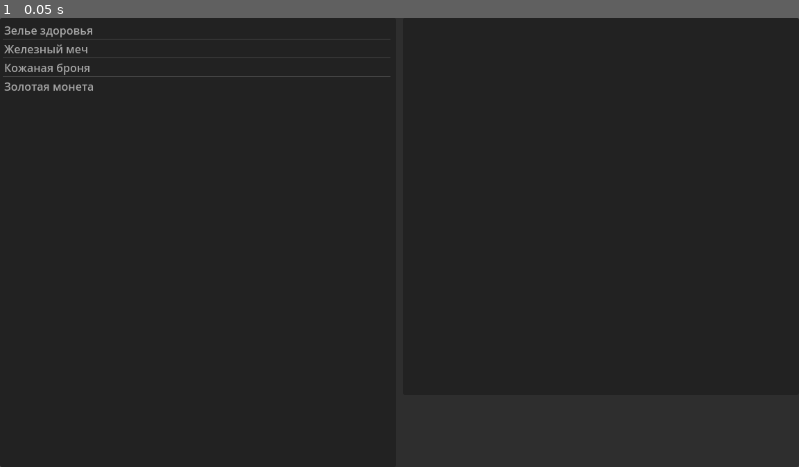
Above: before the commit, frame 1.
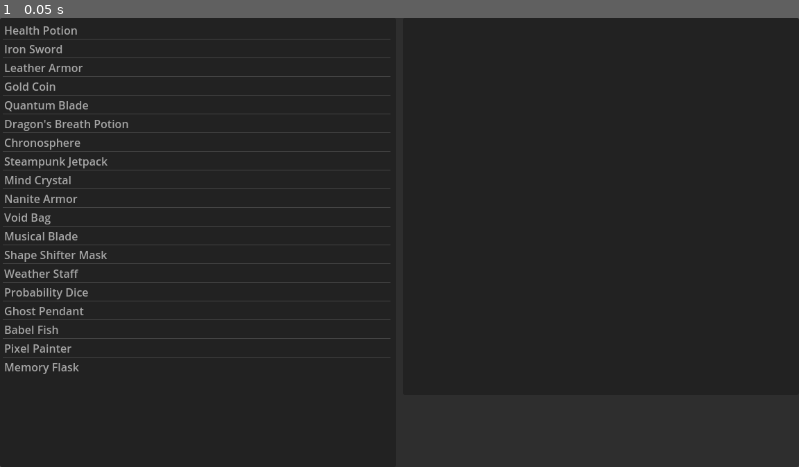
Above: after the commit, the same moment.

Repository: de43gy/inventory-from-json-on-godot4
Game: Godot game, scene res://InventoryUI/inventory_ui.tscn
The game is run twice, just before and just after one commit, with the same random seed, the same clock (stepped at 60 frames per second) and the same inputs.
Inputs:
- Up to frame 1 (0.05 s): no input

The runs differ from the first frame. In frame 1, 2.6% of the frame differs, in the area x 0-49%, y 1-80%.

Commit message:
any fix, translate items description and add new items and icons

Diff:
--- a/InventoryUI/inventory_ui.gd
+++ b/InventoryUI/inventory_ui.gd
@@ -1,4 +1,3 @@
-# InventoryUI.gd
 extends Control
 
 @onready var item_list = $PanelContainer/HBoxContainer/ItemList
@@ -12,18 +11,15 @@
 	inventory.load_inventory_data()
 	refresh_item_list()
 
-	# Подключаем сигнал выбора предмета
 	item_list.item_selected.connect(_on_item_selected)
 
 func refresh_item_list():
 	item_list.clear()
 
-	# Добавляем все предметы из данных инвентаря
 	for item_id in inventory.inventory_data.keys():
 		var item = inventory.inventory_data[item_id]
 		item_list.add_item(item["name"])
 
-		# Сохраняем данные предмета в metadata для легкого доступа
 		var idx = item_list.get_item_count() - 1
 		item_list.set_item_metadata(idx, item)
 
@@ -34,15 +30,12 @@
 func update_property_list(item: Dictionary):
 	property_list.clear()
 
-	# Отображаем базовые свойства
 	property_list.add_item("ID: " + item["id"])
 	property_list.add_item("Тип: " + item["type"])
 	property_list.add_item("Макс. в стаке: " + str(item["stack_size"]))
 
-	# Отображаем дополнительные свойства
 	for prop_name in item["properties"]:
 		var value = item["properties"][prop_name]
 		property_list.add_item(prop_name + ": " + str(value))
 
-	# Обновляем описание
 	description_label.text = item["description"]
--- a/data/inventory_items.json
+++ b/data/inventory_items.json
@@ -1,20 +1,20 @@
 {
 	"health_potion": {
 		"id": "health_potion",
-		"name": "Зелье здоровья",
-		"description": "Восстанавливает 50 HP",
+		"name": "Health Potion",
+		"description": "Restores 50 HP",
 		"type": "consumable",
 		"properties": {
 			"heal_amount": 50,
 			"duration": 0
 		},
 		"stack_size": 99,
-		"icon_path": "res://assets/icons/health_potion.png"
+		"icon_path": "res://assets/icons/health_potion.webp"
 	},
 	"iron_sword": {
 		"id": "iron_sword",
-		"name": "Железный меч",
-		"description": "Базовый меч для начинающих воинов",
+		"name": "Iron Sword",
+		"description": "Basic sword for novice warriors",
 		"type": "weapon",
 		"properties": {
 			"damage": 15,
@@ -22,12 +22,12 @@
 			"attack_speed": 1.2
 		},
 		"stack_size": 1,
-		"icon_path": "res://assets/icons/iron_sword.png"
+		"icon_path": "res://assets/icons/iron_sword.webp"
 	},
 	"leather_armor": {
 		"id": "leather_armor",
-		"name": "Кожаная броня",
-		"description": "Базовая защита от физического урона",
+		"name": "Leather Armor",
+		"description": "Basic protection against physical damage",
 		"type": "armor",
 		"properties": {
 			"defense": 10,
@@ -35,17 +35,210 @@
 			"durability": 50
 		},
 		"stack_size": 1,
-		"icon_path": "res://assets/icons/leather_armor.png"
+		"icon_path": "res://assets/icons/leather_armor.webp"
 	},
 	"gold_coin": {
 		"id": "gold_coin",
-		"name": "Золотая монета",
-		"description": "Основная валюта",
+		"name": "Gold Coin",
+		"description": "Main currency",
 		"type": "currency",
 		"properties": {
 			"value": 1
 		},
 		"stack_size": 999,
-		"icon_path": "res://assets/icons/gold_coin.png"
+		"icon_path": "res://assets/icons/gold_coin.webp"
+	},
+	"quantum_blade": {
+		"id": "quantum_blade",
+		"name": "Quantum Blade",
+		"description": "A sword that exists in multiple dimensions simultaneously",
+		"type": "weapon",
+		"properties": {
+			"damage": 45,
+			"durability": 200,
+			"attack_speed": 1.5,
+			"dimension_pierce": true
+		},
+		"stack_size": 1,
+		"icon_path": "res://assets/icons/quantum_blade.webp"
+	},
+	"dragons_breath_potion": {
+		"id": "dragons_breath_potion",
+		"name": "Dragon's Breath Potion",
+		"description": "Temporarily allows you to breathe fire",
+		"type": "consumable",
+		"properties": {
+			"damage": 30,
+			"duration": 60,
+			"range": 15
+		},
+		"stack_size": 10,
+		"icon_path": "res://assets/icons/dragons_breath_potion.webp"
+	},
+	"chronosphere": {
+		"id": "chronosphere",
+		"name": "Chronosphere",
+		"description": "A mysterious device that can rewind time by 10 seconds",
+		"type": "artifact",
+		"properties": {
+			"cooldown": 300,
+			"time_rewind": 10
+		},
+		"stack_size": 1,
+		"icon_path": "res://assets/icons/chronosphere.webp"
+	},
+	"steampunk_jetpack": {
+		"id": "steampunk_jetpack",
+		"name": "Steampunk Jetpack",
+		"description": "Steam-powered flying device with limited fuel",
+		"type": "equipment",
+		"properties": {
+			"flight_duration": 30,
+			"speed": 20,
+			"fuel_capacity": 100
+		},
+		"stack_size": 1,
+		"icon_path": "res://assets/icons/steampunk_jetpack.webp"
+	},
+	"mind_crystal": {
+		"id": "mind_crystal",
+		"name": "Mind Crystal",
+		"description": "Allows telepathic communication with party members",
+		"type": "artifact",
+		"properties": {
+			"range": 1000,
+			"energy_cost": 5
+		},
+		"stack_size": 1,
+		"icon_path": "res://assets/icons/mind_crystal.webp"
+	},
+	"nanite_armor": {
+		"id": "nanite_armor",
+		"name": "Nanite Armor",
+		"description": "Self-repairing armor made of microscopic robots",
+		"type": "armor",
+		"properties": {
+			"defense": 30,
+			"weight": 8,
+			"repair_rate": 5,
+			"energy_consumption": 2
+		},
+		"stack_size": 1,
+		"icon_path": "res://assets/icons/nanite_armor.webp"
+	},
+	"void_bag": {
+		"id": "void_bag",
+		"name": "Void Bag",
+		"description": "A bag that connects to a pocket dimension for storage",
+		"type": "container",
+		"properties": {
+			"slots": 50,
+			"weight_capacity": 500
+		},
+		"stack_size": 1,
+		"icon_path": "res://assets/icons/void_bag.webp"
+	},
+	"musical_blade": {
+		"id": "musical_blade",
+		"name": "Musical Blade",
+		"description": "A sword that deals damage based on rhythm combinations",
+		"type": "weapon",
+		"properties": {
+			"base_damage": 20,
+			"combo_multiplier": 1.5,
+			"rhythm_slots": 4
+		},
+		"stack_size": 1,
+		"icon_path": "res://assets/icons/musical_blade.webp"
+	},
+	"shape_shifter_mask": {
+		"id": "shape_shifter_mask",
+		"name": "Shape Shifter Mask",
+		"description": "Allows transformation into any previously defeated enemy",
+		"type": "artifact",
+		"properties": {
+			"duration": 120,
+			"cooldown": 600,
+			"memory_slots": 5
+		},
+		"stack_size": 1,
+		"icon_path": "res://assets/icons/shape_shifter_mask.webp"
+	},
+	"weather_staff": {
+		"id": "weather_staff",
+		"name": "Weather Staff",
+		"description": "Controls local weather patterns for tactical advantage",
+		"type": "weapon",
+		"properties": {
+			"range": 50,
+			"duration": 30,
+			"energy_cost": 25
+		},
+		"stack_size": 1,
+		"icon_path": "res://assets/icons/weather_staff.webp"
+	},
+	"probability_dice": {
+		"id": "probability_dice",
+		"name": "Probability Dice",
+		"description": "Temporarily increases luck and critical hit chance",
+		"type": "artifact",
+		"properties": {
+			"luck_bonus": 25,
+			"crit_chance": 15,
+			"duration": 30
+		},
+		"stack_size": 1,
+		"icon_path": "res://assets/icons/probability_dice.webp"
+	},
+	"ghost_pendant": {
+		"id": "ghost_pendant",
+		"name": "Ghost Pendant",
+		"description": "Allows passing through solid objects for a short time",
+		"type": "accessory",
+		"properties": {
+			"duration": 10,
+			"cooldown": 120,
+			"energy_cost": 30
+		},
+		"stack_size": 1,
+		"icon_path": "res://assets/icons/ghost_pendant.webp"
+	},
+	"babel_fish": {
+		"id": "babel_fish",
+		"name": "Babel Fish",
+		"description": "Living translator that allows communication with any creature",
+		"type": "companion",
+		"properties": {
+			"languages": "unlimited",
+			"telepathy_range": 10
+		},
+		"stack_size": 1,
+		"icon_path": "res://assets/icons/babel_fish.webp"
+	},
+	"pixel_painter": {
+		"id": "pixel_painter",
+		"name": "Pixel Painter",
+		"description": "Creates temporary platforms and bridges using pixel art",
+		"type": "tool",
+		"properties": {
+			"duration": 60,
+			"max_size": 10,
+			"cooldown": 5
+		},
+		"stack_size": 1,
+		"icon_path": "res://assets/icons/pixel_painter.webp"
+	},
+	"memory_flask": {
+		"id": "memory_flask",
+		"name": "Memory Flask",
+		"description": "Stores and replays combat moves for training",
+		"type": "tool",
+		"properties": {
+			"storage_capacity": 10,
+			"replay_duration": 30,
+			"learning_bonus": 15
+		},
+		"stack_size": 5,
+		"icon_path": "res://assets/icons/memory_flask.webp"
 	}
 }
--- a/project.godot
+++ b/project.godot
@@ -11,7 +11,7 @@
 [application]
 
 config/name="Inventory from JSON"
-config/tags=PackedStringArray("prototype")
+config/tags=PackedStringArray("my_project", "prototype")
 run/main_scene="res://InventoryUI/inventory_ui.tscn"
 config/features=PackedStringArray("4.3", "GL Compatibility")
 config/icon="res://icon.svg"
--- a/scripts/Inventory.gd
+++ b/scripts/Inventory.gd
@@ -1,27 +1,22 @@
-# Inventory.gd
 extends Node
 
-# Основные переменные для хранения данных
-var inventory = [] # Текущие предметы в инвентаре
-var inventory_data = {} # Данные всех возможных предметов из JSON
+
+var inventory = []
+var inventory_data = {}
 
 func _ready():
 	load_inventory_data()
 
-# Загрузка данных о предметах из JSON файла
 func load_inventory_data():
-	# Проверяем существование файла
 	if not FileAccess.file_exists("res://data/inventory_items.json"):
 		push_error("Файл inventory_items.json не найден!")
 		return
 
-	# Открываем файл
 	var file = FileAccess.open("res://data/inventory_items.json", FileAccess.READ)
 	if file:
-		# Читаем содержимое файла
 		var json_string = file.get_as_text()
 		var json = JSON.new()
-		# Разбираем JSON
+
 		var parse_result = json.parse(json_string)
 		if parse_result == OK:
 			inventory_data = json.get_data()
@@ -31,30 +26,24 @@
 	else:
 		push_error("Не удалось открыть файл inventory_items.json")
 
-# Добавление предмета в инвентарь
 func add_item(item_id: String, quantity: int = 1) -> bool:
 	if not inventory_data.has(item_id):
 		push_error("Предмет с ID " + item_id + " не найден в базе данных")
 		return false
 
-	# Создаем копию данных предмета
 	var item = inventory_data[item_id].duplicate(true)
 
-	# Проверяем, есть ли уже такой предмет в инвентаре
 	for existing_item in inventory:
 		if existing_item["id"] == item_id:
-			# Если предмет стакается и не превышает максимальный размер стака
 			if existing_item["quantity"] + quantity <= item["stack_size"]:
 				existing_item["quantity"] += quantity
 				return true
 			return false
 
-	# Если предмет новый, добавляем его
 	item["quantity"] = min(quantity, item["stack_size"])
 	inventory.append(item)
 	return true
 
-# Удаление предмета из инвентаря
 func remove_item(item_id: String, quantity: int = 1) -> bool:
 	for i in range(inventory.size()):
 		if inventory[i]["id"] == item_id:
@@ -65,28 +54,24 @@
 			return true
 	return false
 
-# Получение информации о предмете
 func get_item(item_id: String) -> Dictionary:
 	for item in inventory:
 		if item["id"] == item_id:
 			return item
 	return {}
 
-# Проверка наличия предмета
 func has_item(item_id: String, quantity: int = 1) -> bool:
 	for item in inventory:
 		if item["id"] == item_id and item["quantity"] >= quantity:
 			return true
 	return false
 
-# Получение количества предмета
 func get_item_quantity(item_id: String) -> int:
 	for item in inventory:
 		if item["id"] == item_id:
 			return item["quantity"]
 	return 0
 
-# Сохранение текущего состояния инвентаря
 func save_inventory():
 	var file = FileAccess.open("res://data/saved_inventory.json", FileAccess.WRITE)
 	if file:
@@ -95,7 +80,6 @@
 		return true
 	return false
 
-# Загрузка сохраненного состояния инвентаря
 func load_saved_inventory() -> bool:
 	if not FileAccess.file_exists("res://data/saved_inventory.json"):
 		return false
@@ -111,18 +95,13 @@
 			return true
 	return false
 
-# Очистка инвентаря
 func clear_inventory():
 	inventory.clear()
 
-# Получение всего списка предметов
 func get_all_items() -> Array:
 	return inventory
 
-# Получение максимального размера стака для предмета
 func get_max_stack_size(item_id: String) -> int:
 	if inventory_data.has(item_id):
 		return inventory_data[item_id]["stack_size"]
 	return 0
-
-	ProjectSettings
Binary file added: assets/icons/babel_fish.webp
Not shown, added: assets/icons/babel_fish.webp.import
Binary file added: assets/icons/chronosphere.webp
Not shown, added: assets/icons/chronosphere.webp.import
Binary file added: assets/icons/dragons_breath_potion.webp
Not shown, added: assets/icons/dragons_breath_potion.webp.import
Binary file added: assets/icons/ghost_pendant.webp
Not shown, added: assets/icons/ghost_pendant.webp.import
Binary file added: assets/icons/gold_coin.webp
Not shown, added: assets/icons/gold_coin.webp.import
Binary file added: assets/icons/health_potion.webp
Not shown, added: assets/icons/health_potion.webp.import
(and 26 more such lines)
